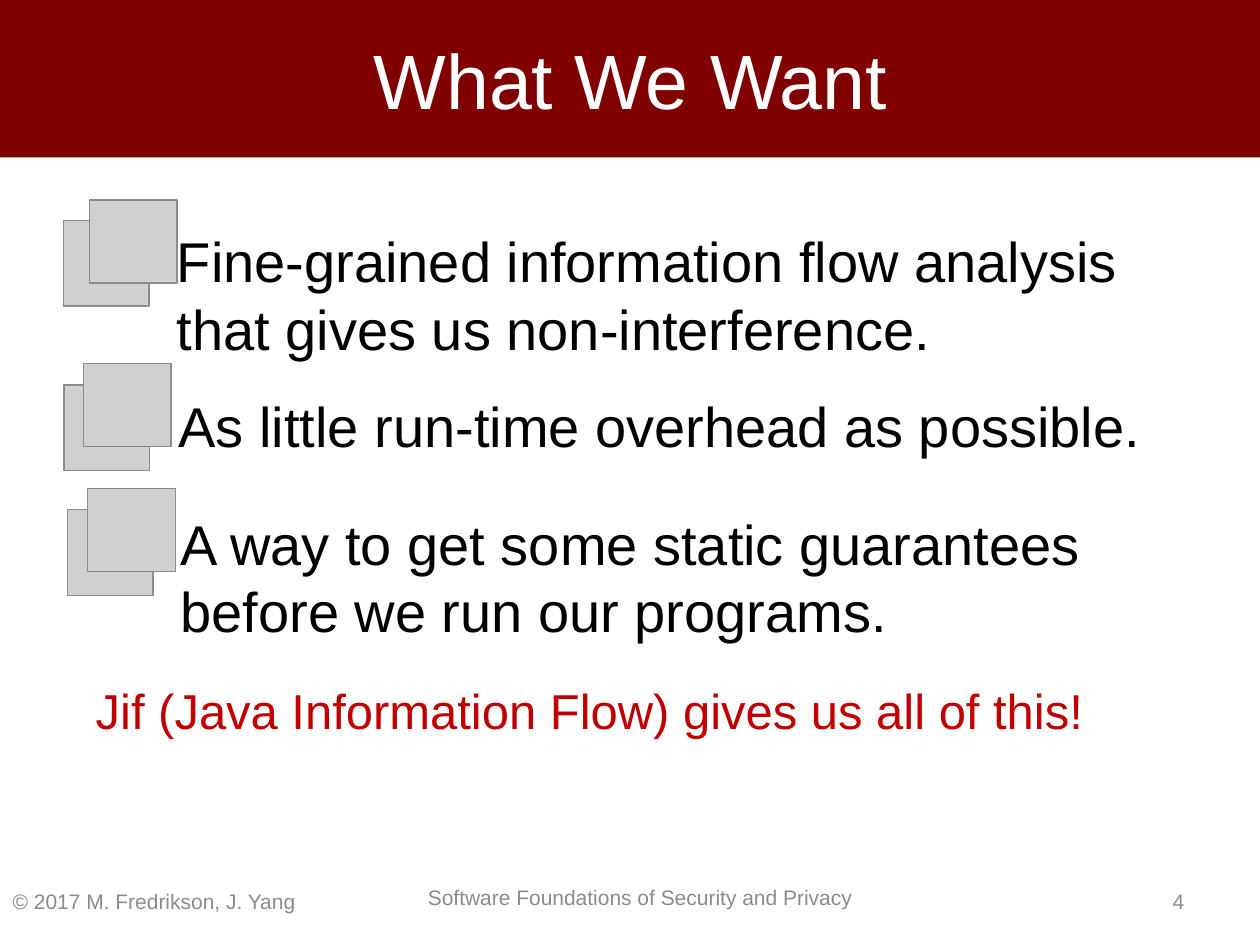
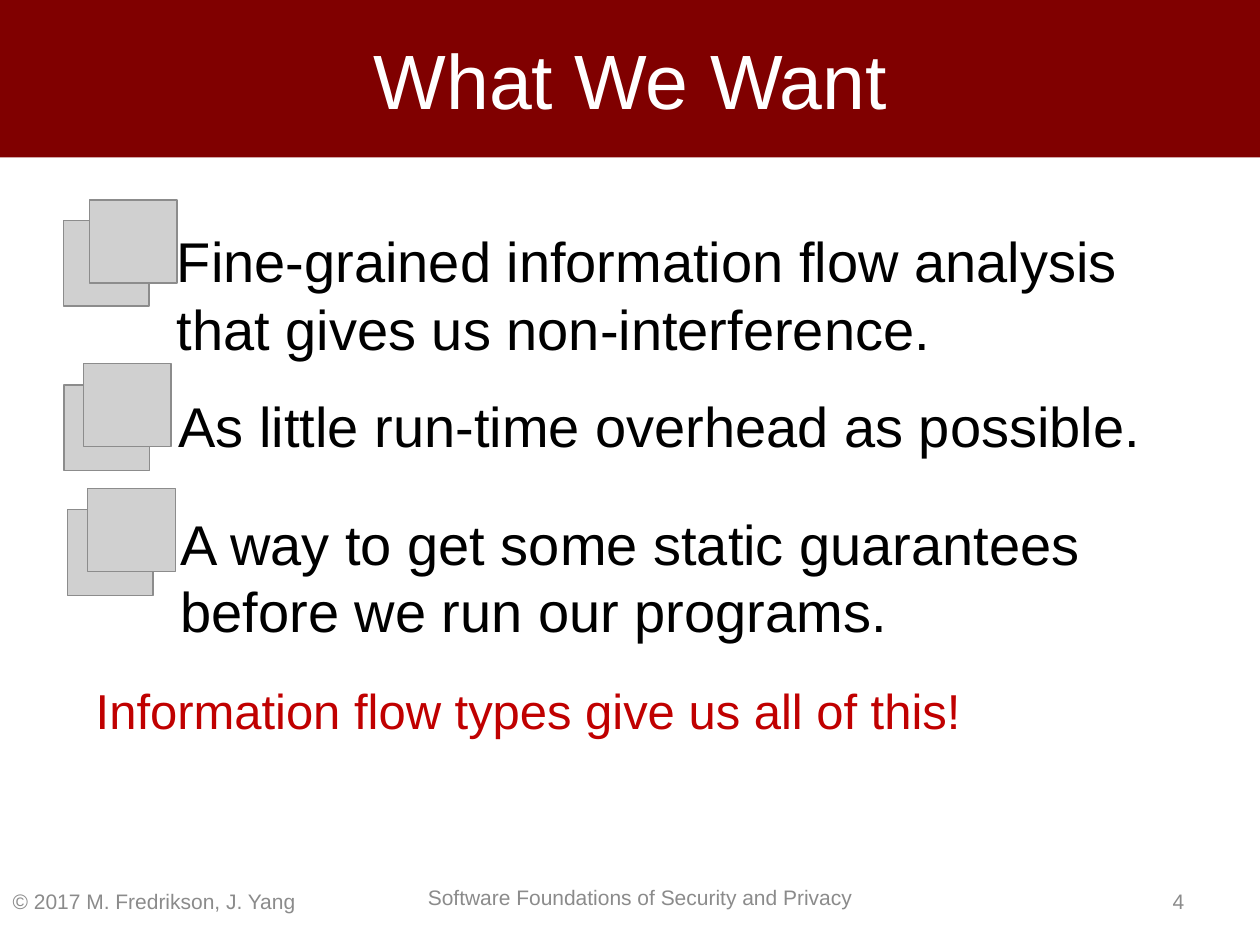
Before and after one commit to jeanqasaur/cmu-15316-spring17, a slide deck: slide 5 of lectures/12-info-flow-2.pptx. Drawn at 1260x945 pixels with LibreOffice and Linux fonts; fonts in the diff are those of the drawing; grey boxes stand for pictures. Boxes give left, top, right and bottom in pixels: in the first picture for what was removed or moved away, otherwise in the second. Text is boxed around its words. In the diff, an @@ line names an element or a change of style, - is before the commit and + after.

```diff
--- a/lectures/12-info-flow-2.pptx
+++ b/lectures/12-info-flow-2.pptx
@@ text at bbox=[96, 693, 961, 739]: text changed @@
-Jif (Java Information Flow) gives us all of this!
+Information flow types give us all of this!
```
Also in this commit, not shown: 1 other file.
